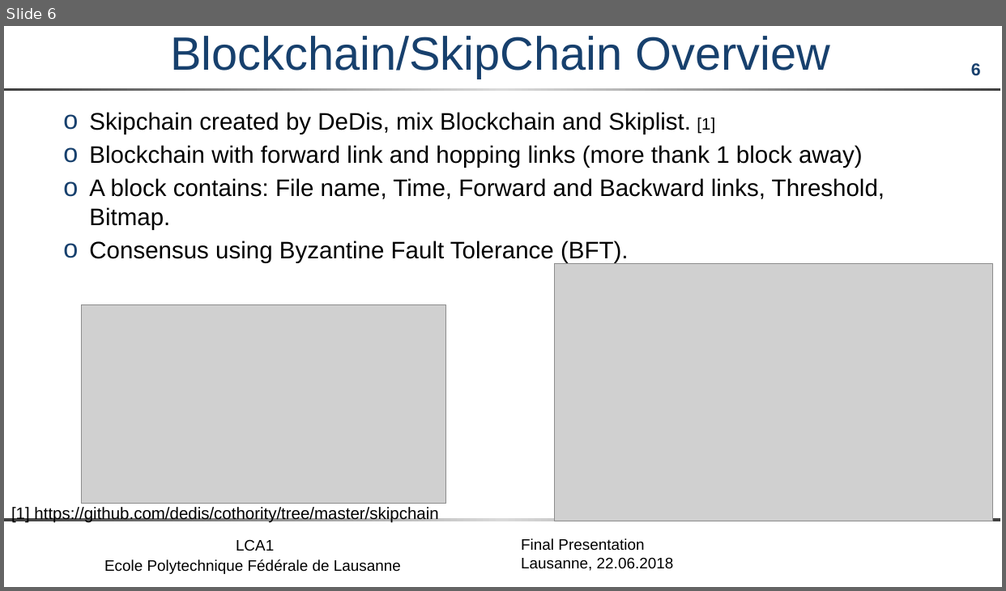
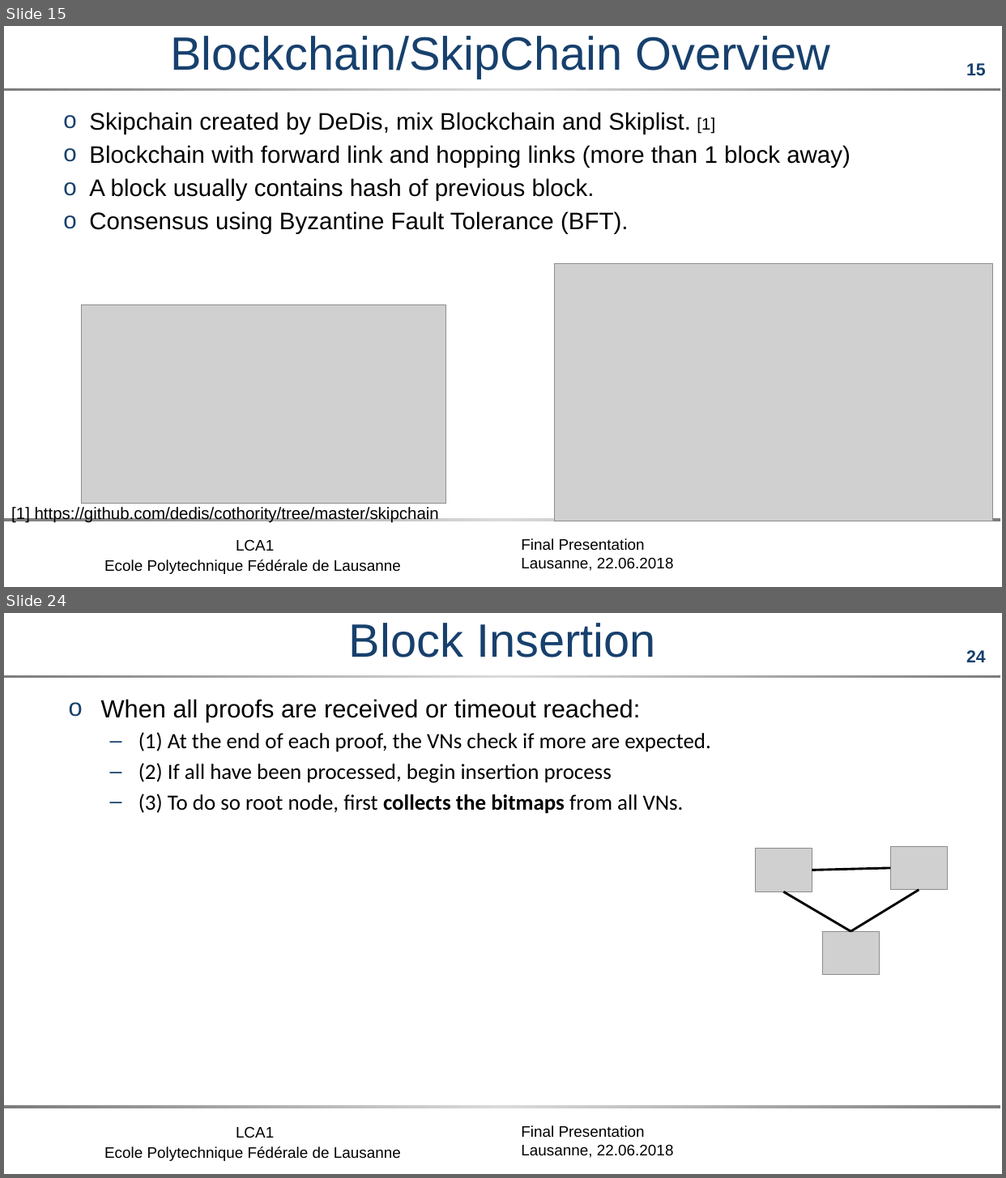
Before and after one commit to maxpr/MasterProjectDocuments, a slide deck: OPT/doc/FinalPresentation.pptx. Shown one above the other, each under a label of ours: slide 6 before the commit, slides 15 and 24 after it; the slides between them are not shown. The pictures are 1006x591 and 1006x1178 pixels, drawn with LibreOffice and Linux fonts; fonts in the diff are those of the drawing; grey boxes stand for pictures; background and template pictures are left out. Boxes give left, top, right and bottom in pixels: in the first picture for what was removed or moved away, otherwise in the second. Text is boxed around its words. In the diff, an @@ line names an element or a change of style, - is before the commit and + after.

```diff
--- a/OPT/doc/FinalPresentation.pptx
+++ b/OPT/doc/FinalPresentation.pptx
@@ slide 24 added at (4, 613, 1002, 1174), background #FFFFFF; not listed: 5 template elements that a slide beside it also shows @@
@@ title added at (349, 623, 655, 658), 45 pt, text #17406D @@
+Block Insertion
@@ text added at (101, 699, 711, 814), 21 pt, text #000000 @@
+o When all proofs are received or timeout reached:
+  – (1) At the end of each proof, the VNs check if more are expected.
+  – (2) If all have been processed, begin insertion process
+  – (3) To do so root node, first collects the bitmaps from all VNs.
@@ picture added at (756, 848, 812, 892) @@
@@ picture added at (891, 846, 948, 890) @@
@@ line added from (812, 871) to (891, 868), #000000 2.25 pt @@
@@ line added from (850, 932) to (784, 892), #000000 2.25 pt @@
@@ line added from (850, 932) to (918, 890), #000000 2.25 pt @@
@@ picture added at (823, 932, 880, 975) @@
@@ what was slide 6 is now slide 15 @@
@@ slide 15 changed as well @@
@@ page number at (966, 63, 986, 76): text changed @@
-6
+15
@@ rectangle at (4, 88, 1001, 91): fill gradient #818181 to #DADADA to gradient #7D7D7D to #DADADA @@
@@ text at (89, 112, 715, 234): less space between paragraphs @@
@@ text at (89, 145, 850, 201): text changed @@
-o Blockchain with forward link and hopping links (more thank 1 block away)
-o A block contains: File name, Time, Forward and Backward links, Threshold, Bitmap.
+o Blockchain with forward link and hopping links (more than 1 block away)
+o A block usually contains hash of previous block.
@@ rectangle at (4, 518, 1001, 522): fill gradient #818181 to #DADADA to gradient #7D7D7D to #DADADA @@
```
Also in this commit, not shown: 5 other slides changed, 29 other slides added, 6 slides removed, 8 other files.
